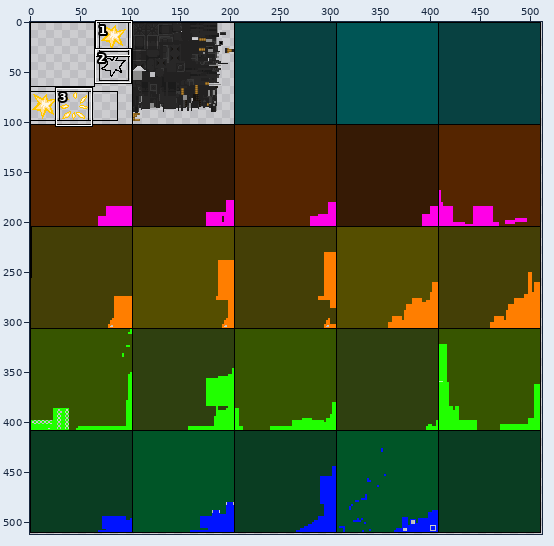
Sprite sheet -- src/main/resources/assets/nukacraft/textures/guns/minigun/minigun.png. The picture above shows the old version from afar; the outline marks the close-up.
Close-up. The starting point:
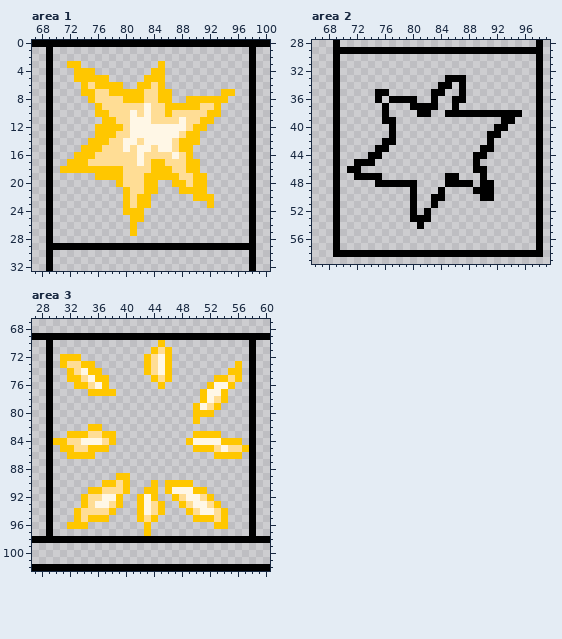
The file is 512x512 pixels. Colours within 5 levels of each other are drawn and written as one. Shown: area 1: x 67..100, y 0..32; area 2: x 66..99, y 28..59; area 3: x 27..60, y 67..102. The commit also changed other parts of the picture, which this record leaves out.
The same view after the edit:
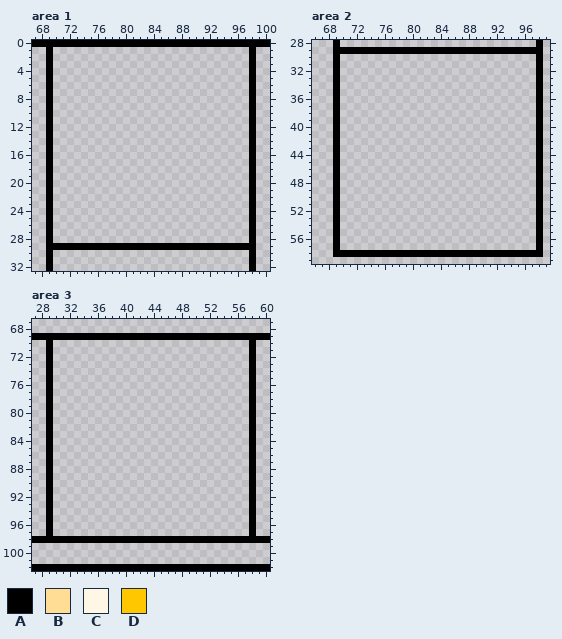
Palette (. is transparent): A #000000  B #ffdd95  C #fff7e6  D #ffc700
Difference:
Changed rows in their new state; - is an unchanged pixel.
Area 1:
first column x 71:
 3 -..-----------.----------
 4 --...--------..----------
 5 --.....-----...----------
 6 ---......--....----------
 7 ---.............-------..
 8 ----............--......-
 9 -----..................--
10 -----..................--
11 ------................---
12 -----................----
13 -----...............-----
14 ----................-----
15 ---................------
16 --.................------
17 -...................-----
18 ....................-----
19 -----................----
20 --------......--.....----
21 ---------.....---....----
22 ---------....------...---
23 ---------....--------.---
24 ---------...-------------
25 ----------..-------------
26 ----------.--------------
27 ----------.--------------
Area 2:
first column x 71:
33 --------------...--------
34 -------------..-.--------
35 ----..------..--.--------
36 ----.-....--.--..--------
37 -----.---....--.---------
38 -----.----..--...........
39 -----..---------------..-
40 ------.--------------..--
41 ------.-------------..---
42 -----..-------------.----
43 ----..-------------..----
44 ---..-------------..-----
45 -...--------------.------
46 ..----------------..-----
47 -....---------..---.-----
48 ----......----....-..----
49 ---------.---.----...----
50 ---------.--..-----..----
51 ---------.--.------------
52 ---------.-.-------------
53 ---------...-------------
54 ----------.--------------
Area 3:
first column x 30:
 70 ---------------.------------
 71 --------------...-----------
 72 -...---------....-----------
 73 -.....-------....---------.-
 74 --.....------....--------..-
 75 --......------...------....-
 76 ---.....-------.------....--
 77 -----....------------....---
 78 ---------------------....---
 79 --------------------....----
 80 --------------------...-----
 81 --------------------.-------
 82 -----..---------------------
 83 --.......-----------....----
 84 .........----------........-
 85 -.......------------........
 86 --....-----------------....-
 89 ---------..-----------------
 90 -------....---.-....--------
 91 -----......--..-......------
 92 ----......--...--......-----
 93 ----......--....--......----
 94 ---......---....---......---
 95 ---.....----...-----.....---
 96 --...--------.---------..---
 97 -------------.--------------
Pixel boxes of the changes (left, top, right, bottom) in both close-ups:
erased: (60, 61, 235, 236)
erased: (347, 75, 522, 229)
erased: (53, 340, 249, 536)
